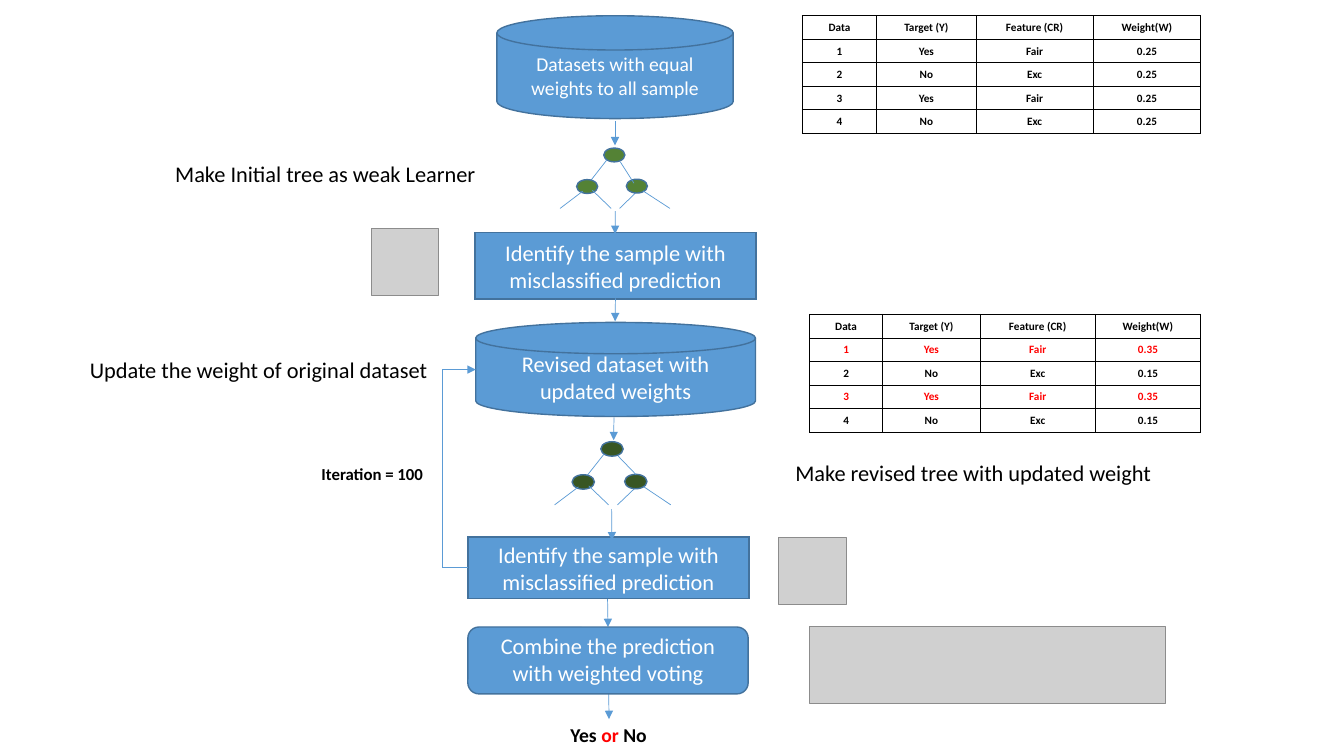
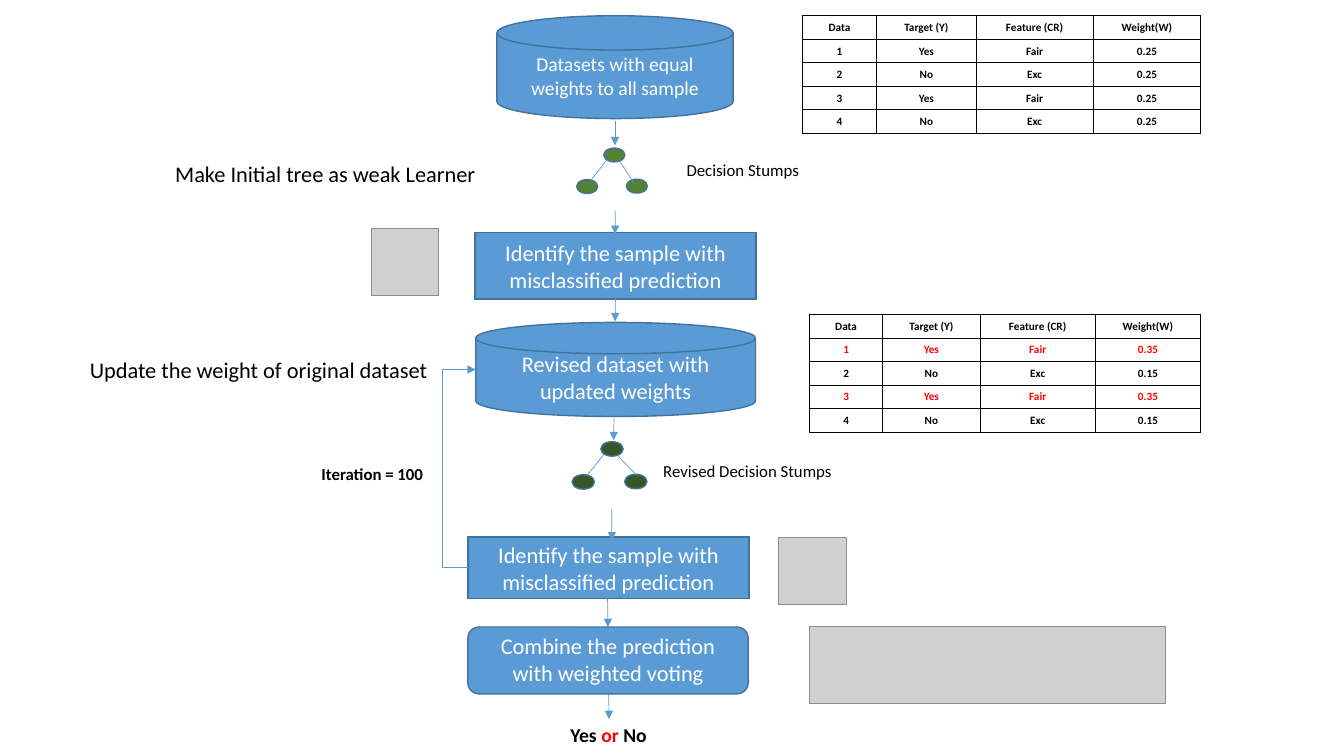
Before and after one commit to yadavsunil531984/ML_Case-Studies_Sunil, a slide deck: slide 6 of Lab-10 (Ensemble Method)/Ensemble Learning.pptx. Drawn at 1344x756 pixels with LibreOffice and Linux fonts; fonts in the diff are those of the drawing; grey boxes stand for pictures. Boxes give left, top, right and bottom in pixels: in the first picture for what was removed or moved away, otherwise in the second. Text is boxed around its words. In the diff, an @@ line names an element or a change of style, - is before the commit and + after.

```diff
--- a/Lab-10 (Ensemble Method)/Ensemble Learning.pptx
+++ b/Lab-10 (Ensemble Method)/Ensemble Learning.pptx
@@ text added at bbox=[687, 164, 799, 179], 12 pt, text #000000 @@
+Decision Stumps
@@ group removed at bbox=[561, 191, 670, 209]: 4 lines @@
@@ text added at bbox=[663, 465, 832, 480], 12 pt, text #000000 @@
+Revised Decision Stumps
@@ text removed at bbox=[795, 465, 1151, 485] @@
-Make revised tree with updated weight
@@ group removed at bbox=[555, 486, 670, 505]: 4 lines @@
```
Also in this commit, not shown: 10 other files.
